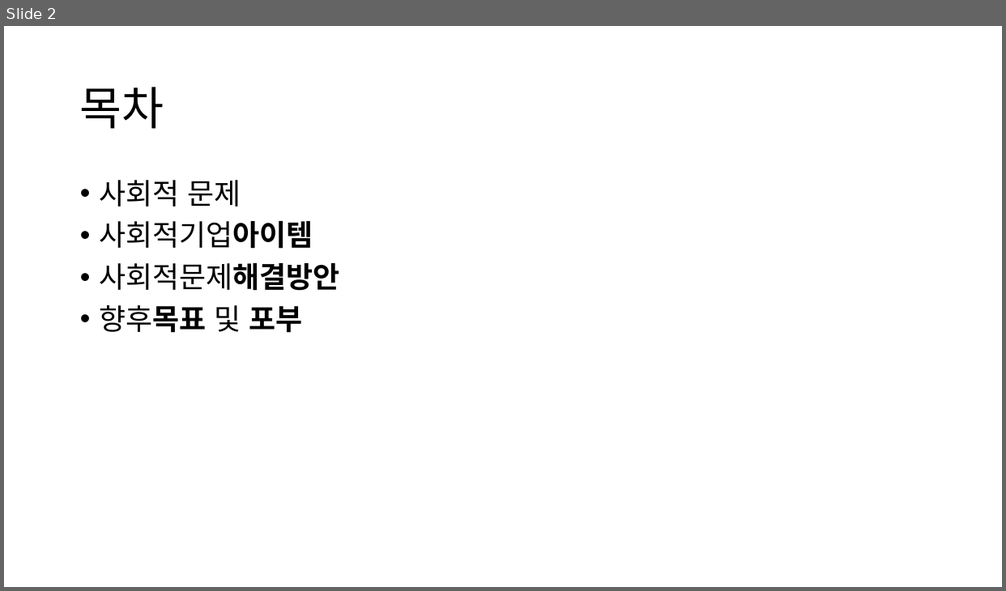
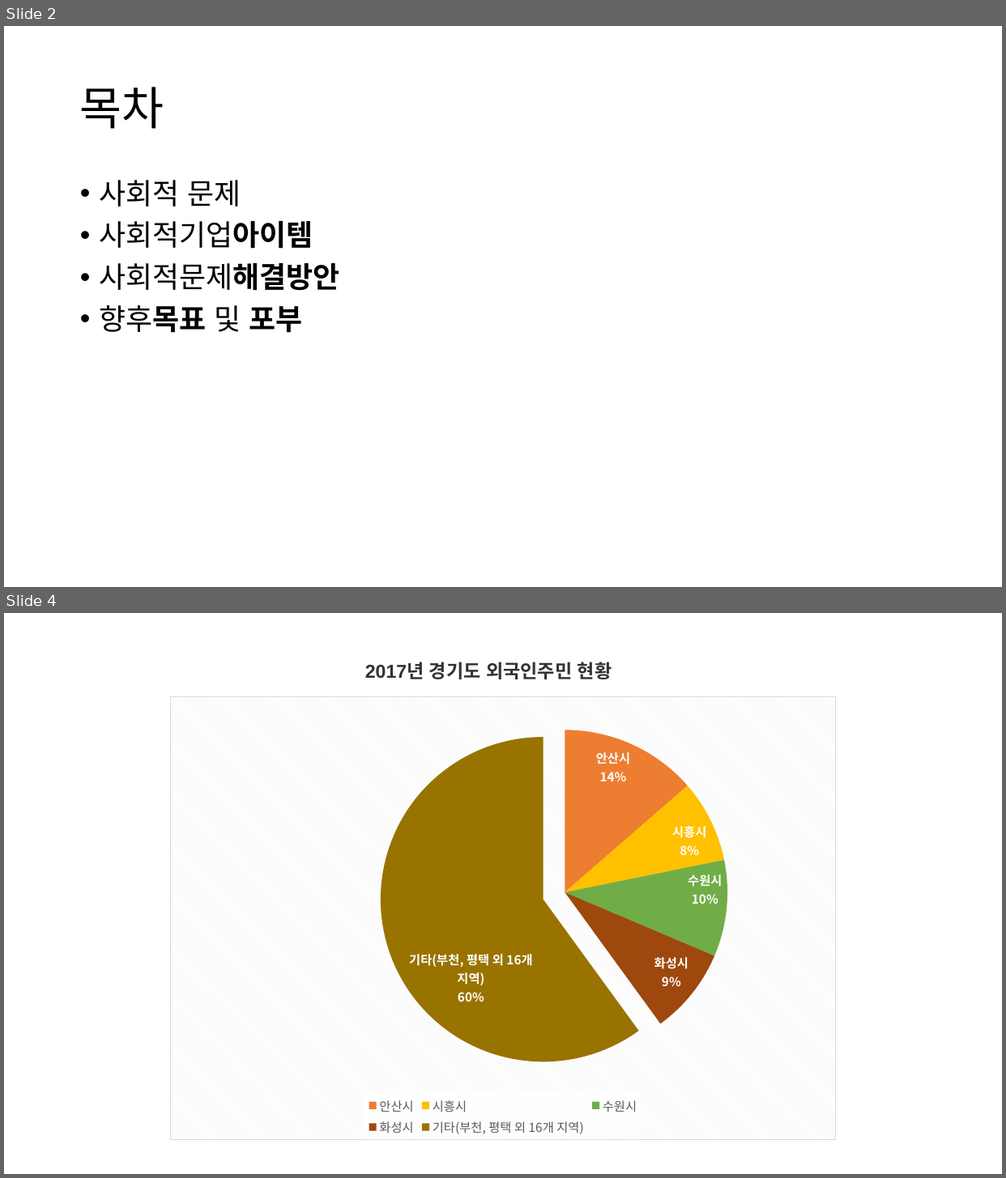
Before and after one commit to ParkBK/BAEUME, a slide deck: 박병근/발표/사회적기업PPT - 복사본.pptx. Shown one above the other, each under a label of ours: slide 2 before the commit, slides 2 and 4 after it; the slides between them are not shown. The pictures are 1006x591 and 1006x1178 pixels, drawn with LibreOffice and Linux fonts; fonts in the diff are those of the drawing. Boxes give left, top, right and bottom in pixels: in the first picture for what was removed or moved away, otherwise in the second. Text is boxed around its words. In the diff, an @@ line names an element or a change of style, - is before the commit and + after.

```diff
--- a/박병근/발표/사회적기업PPT - 복사본.pptx
+++ b/박병근/발표/사회적기업PPT - 복사본.pptx
@@ slide 4 added at (4,613,1002,1174), background #FFFFFF @@
@@ text added at (365,662,612,679), 18 pt, text #303233, bold @@
+2017년 경기도 외국인주민 현황
@@ pie chart added at (170,697,836,1141) @@
+categories: 안산시, 시흥시, 수원시, 화성시, 기타(부천, 평택 외 16개 지역)
+Series 1: 14, 8, 10, 9, 60
```
Also in this commit, not shown: 2 slides changed, 3 other slides added, 5 slides removed, 1 other file.
